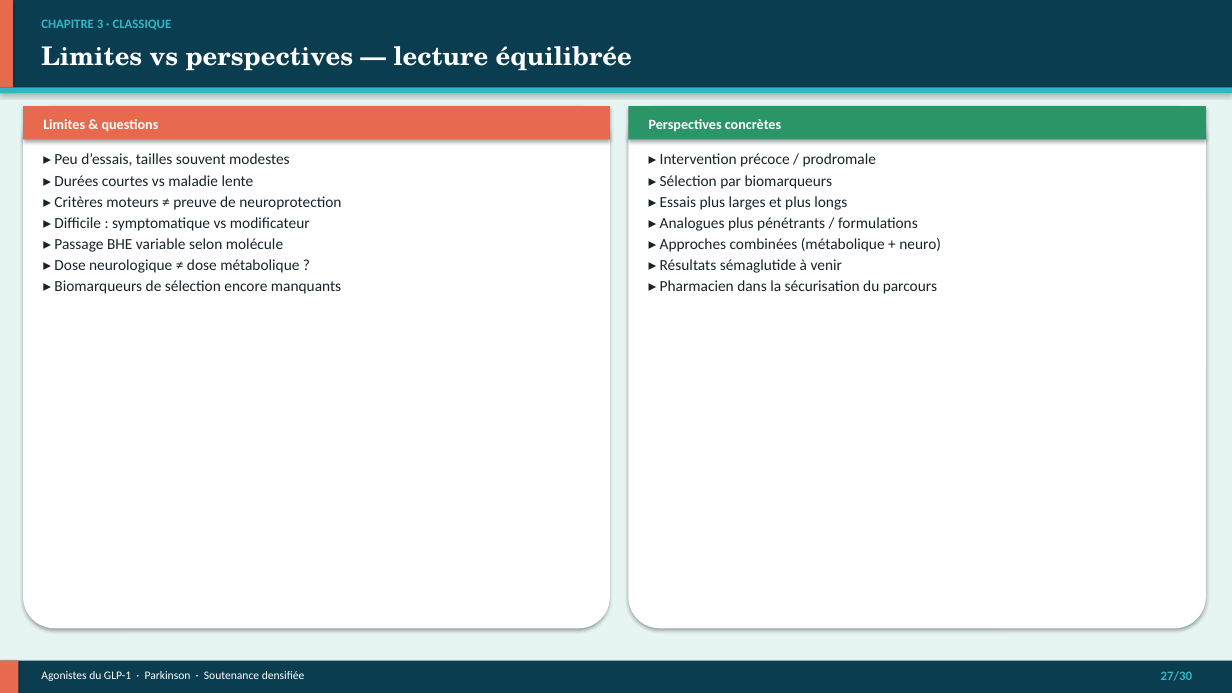
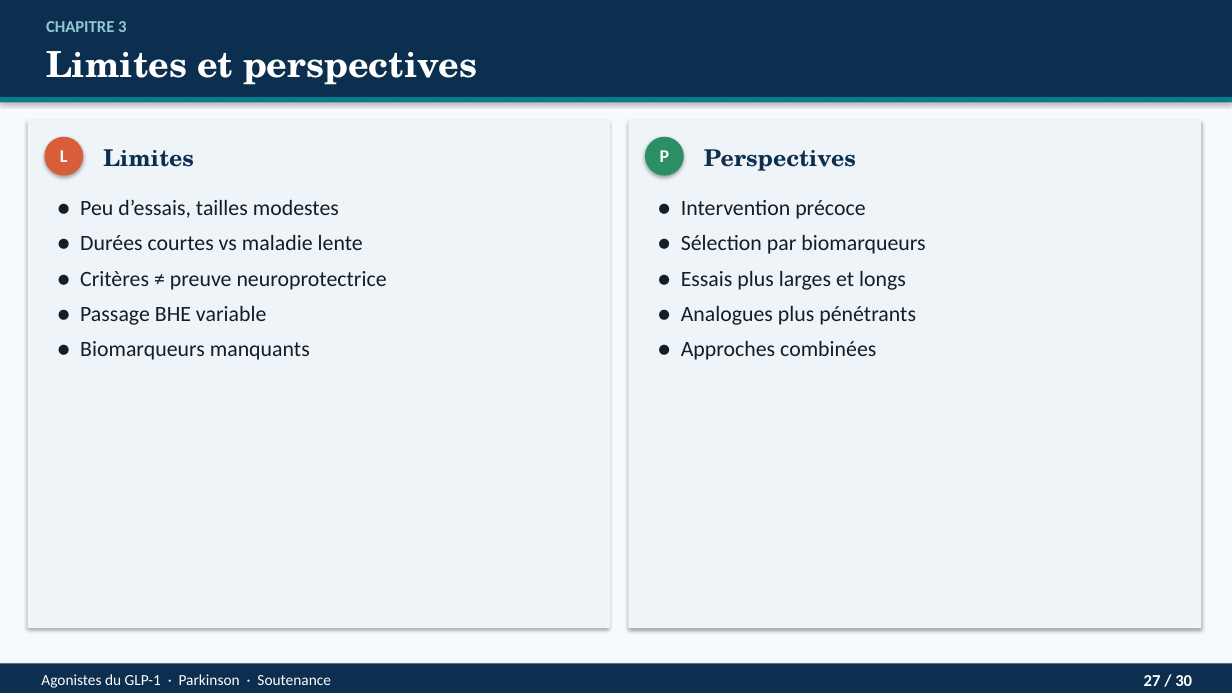
Before and after one commit to Mashtal-Platform/mashtal-platform, a slide deck: slide 27 of docs/presentation/Soutenance_GLP1_Parkinson.pptx. Drawn at 1232x693 pixels with LibreOffice and Linux fonts; fonts in the diff are those of the drawing. Boxes give left, top, right and bottom in pixels: in the first picture for what was removed or moved away, otherwise in the second. Text is boxed around its words. In the diff, an @@ line names an element or a change of style, - is before the commit and + after.

```diff
--- a/docs/presentation/Soutenance_GLP1_Parkinson.pptx
+++ b/docs/presentation/Soutenance_GLP1_Parkinson.pptx
@@ rectangle at [0, 0, 1232, 693]: fill #E6F4F2 to #F7FAFC @@
@@ rectangle: place and size @@
-rectangle at [0, 0, 1232, 88]
+rectangle at [0, 0, 1232, 97]
@@ rectangle at [0, 0, 1232, 97]: fill #0A3D4F to #0D2F4F @@
@@ rectangle removed at [0, 0, 13, 88] @@
@@ text at [46, 21, 126, 32]: text changed; size 10 to 13 pt; text colour #2EB8C4 to #8EC8D4 @@
-CHAPITRE 3 · CLASSIQUE
+CHAPITRE 3
@@ text at [46, 51, 477, 85]: text changed; size 20 to 28 pt @@
-Limites vs perspectives — lecture équilibrée
+Limites et perspectives
@@ rectangle: place and size @@
-rectangle at [0, 88, 1232, 93]
+rectangle at [0, 97, 1232, 103]
@@ rectangle at [0, 97, 1232, 103]: fill #2EB8C4 to #0E7C86 @@
@@ rounded rectangle removed at [23, 106, 610, 628] @@
@@ rectangle removed at [23, 106, 610, 140] @@
@@ rectangle removed at [628, 106, 1206, 140] @@
@@ rectangle added at [28, 120, 610, 628], fill #EEF4F8 @@
@@ ellipse added at [44, 137, 83, 176], fill #D95D39 @@
@@ text at [103, 149, 194, 167]: text changed; size 11 to 18 pt; font Calibri to TeX Gyre Schola; text colour #FFFFFF to #0D2F4F @@
-Limites & questions
+Limites
@@ rectangle: place and size @@
-rectangle at [628, 106, 1206, 628]
+rectangle at [628, 120, 1202, 628]
@@ rectangle at [628, 120, 1202, 628]: rounded rectangle to rectangle; fill #FFFFFF to #EEF4F8 @@
@@ ellipse added at [645, 137, 684, 176], fill #2A8F62 @@
@@ text at [704, 149, 856, 171]: text changed; size 11 to 18 pt; font Calibri to TeX Gyre Schola; text colour #FFFFFF to #0D2F4F @@
-Perspectives concrètes
+Perspectives
@@ text added at [60, 150, 68, 162], 14 pt, text #FFFFFF, bold @@
+L
@@ text added at [660, 150, 670, 162], 14 pt, text #FFFFFF, bold @@
+P
@@ text at [80, 200, 387, 360]: text changed; size 12 to 17 pt; text colour #16242A to #121E28 @@
-▸ Peu d’essais, tailles souvent modestes
-▸ Durées courtes vs maladie lente
-▸ Critères moteurs ≠ preuve de neuroprotection
-▸ Difficile : symptomatique vs modificateur
-▸ Passage BHE variable selon molécule
-▸ Dose neurologique ≠ dose métabolique ?
-▸ Biomarqueurs de sélection encore manquants
+● Peu d’essais, tailles modestes
+● Durées courtes vs maladie lente
+● Critères ≠ preuve neuroprotectrice
+● Passage BHE variable
+● Biomarqueurs manquants
@@ text at [681, 200, 925, 360]: text changed; size 12 to 17 pt; text colour #16242A to #121E28 @@
-▸ Intervention précoce / prodromale
-▸ Sélection par biomarqueurs
-▸ Essais plus larges et plus longs
-▸ Analogues plus pénétrants / formulations
-▸ Approches combinées (métabolique + neuro)
-▸ Résultats sémaglutide à venir
-▸ Pharmacien dans la sécurisation du parcours
+● Intervention précoce
+● Sélection par biomarqueurs
+● Essais plus larges et longs
+● Analogues plus pénétrants
+● Approches combinées
@@ rectangle at [0, 664, 1232, 693]: fill #0A3D4F to #0D2F4F @@
@@ rectangle removed at [0, 661, 18, 693] @@
@@ text at [41, 674, 331, 688]: text changed; size 9 to 12 pt @@
-Agonistes du GLP-1 · Parkinson · Soutenance densifiée
+Agonistes du GLP-1 · Parkinson · Soutenance
@@ text at [1144, 675, 1192, 686]: text changed; size 10 to 13 pt; text colour #2EB8C4 to #FFFFFF @@
-27/30
+27 / 30
```
Also in this commit, not shown: 29 other slides changed, 9 other files.
